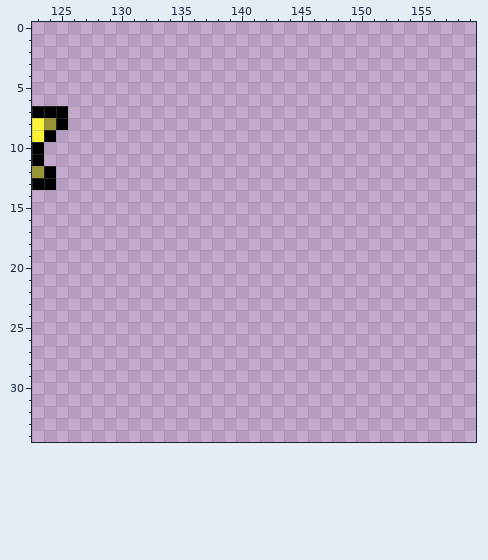
Two versions of one pixel-art file, ASSETS/TEXTURES/ICONS/ICONS.aseprite. This is how it looked before the edit.
160x160 pixels, 1 frame. Colours within 5 levels of each other are drawn and written as one. Shown: x 123..159, y 0..34.
The same view after the edit:
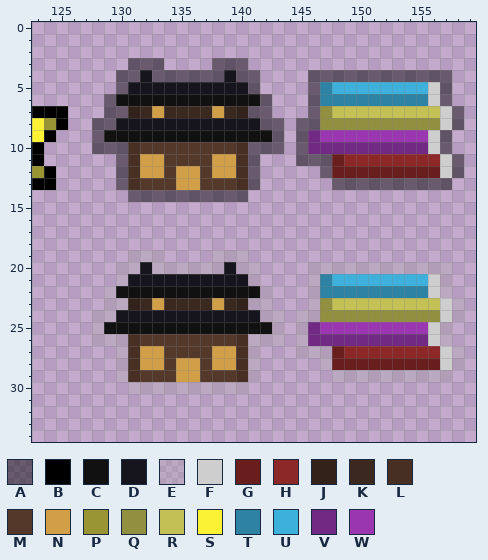
Palette (. is transparent): A #00000077  B #000000  C #111111  D #16141c  E #a0a0a03d  F #cecece  G #691e1e  H #8d2828  J #322219  K #3b281e  L #472f23  M #54382a  N #d19f47  P #9a9534  Q #919040  R #c3c156  S #fbf236  T #2e83a4  U #3eb0dc  V #722983  W #9936b0
From old to new:
--- layer "Layer 1"
@@ x 123..159 @@
  2 .....................................
- 3 .....................................
- 4 .....................................
- 5 .....................................
- 6 .....................................
- 7 BBB..................................
- 8 SPB..................................
- 9 SB...................................
-10 B....................................
-11 B....................................
-12 PB...................................
-13 BB...................................
-14 .....................................
+ 3 ........AAA....AAA...................
+ 4 .......AADAAAAAADAA....AAAAAAAAAAAA..
+ 5 .......ADDDDDDDDDDA....ATUUUUUUUUFA..
+ 6 ......ACCCCCCCCCCCCA...ATTTTTTTTTFA..
+ 7 BBB...AAJKNKKKKNKJAA...AQRRRRRRRRRFA.
+ 8 SPB..AADDDDDDDDDDDDAA.AAQQQQQQQQQQFA.
+ 9 SB...ACCCCCCCCCCCCCCA.AVWWWWWWWWWFA..
+10 B....AAALMMMMMMMMLAAA.AVVVVVVVVVVFA..
+11 B......ALNNMMMMNNLA...AAAGHHHHHHHHFA.
+12 PB.....ALNNMNNMNNLA.....AGGGGGGGGGFA.
+13 BB.....ALMMMNNMMMLA......AAAAAAAAAA..
+14 ........AAAAAAAAAA...................
 15 .....................................
@@ x 123..159 @@
 18 .....................................
-19 .....................................
-20 .....................................
-21 .....................................
-22 .....................................
-23 .....................................
-24 .....................................
-25 .....................................
-26 .....................................
-27 .....................................
-28 .....................................
-29 .....................................
-30 .....................................
+19 ........EEE....EEE...................
+20 .......EEDEEEEEEDEE....EEEEEEEEEEEE..
+21 .......EDDDDDDDDDDE....ETUUUUUUUUFE..
+22 ......ECCCCCCCCCCCCE...ETTTTTTTTTFE..
+23 ......EEJKNKKKKNKJEE...EQRRRRRRRRRFE.
+24 .....EEDDDDDDDDDDDDEE.EEQQQQQQQQQQFE.
+25 .....ECCCCCCCCCCCCCCE.EVWWWWWWWWWFE..
+26 .....EEELMMMMMMMMLEEE.EVVVVVVVVVVFE..
+27 .......ELNNMMMMNNLE...EEEGHHHHHHHHFE.
+28 .......ELNNMNNMNNLE.....EGGGGGGGGGFE.
+29 .......ELMMMNNMMMLE......EEEEEEEEEE..
+30 ........EEEEEEEEEE...................
 31 .....................................
Boxes around the changes in both pictures, in picture pixels (x1, y1, x2, y2):
added: (92, 58, 464, 202)
added: (92, 250, 464, 394)
